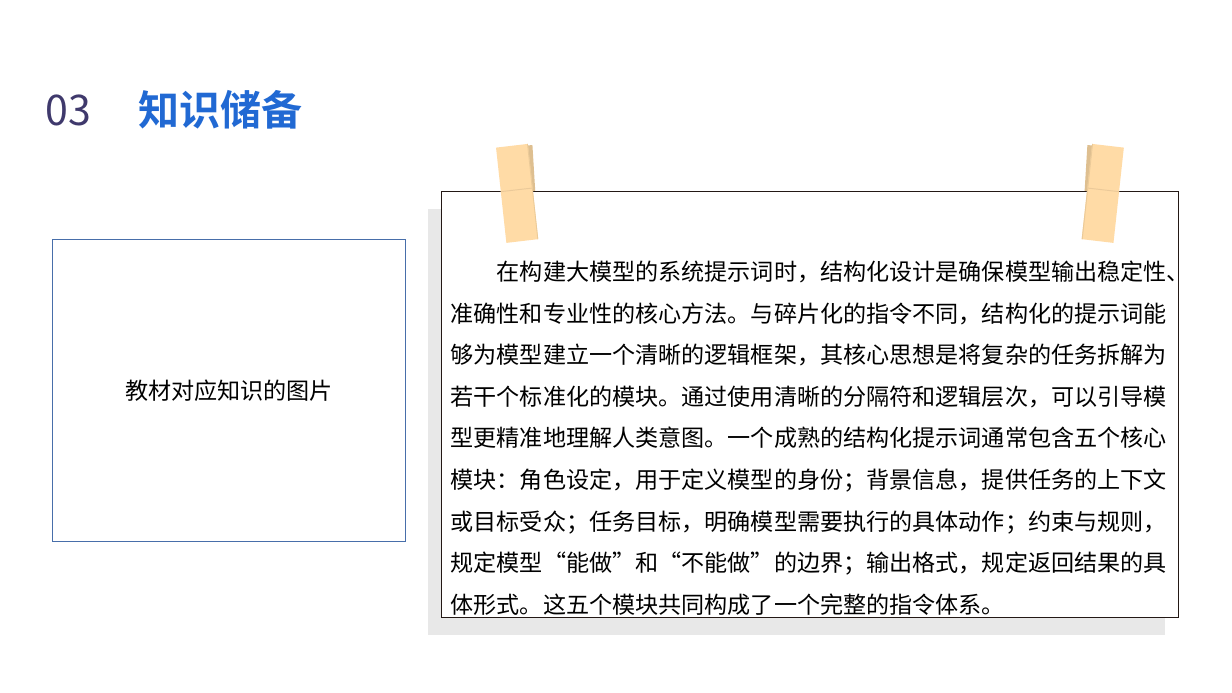
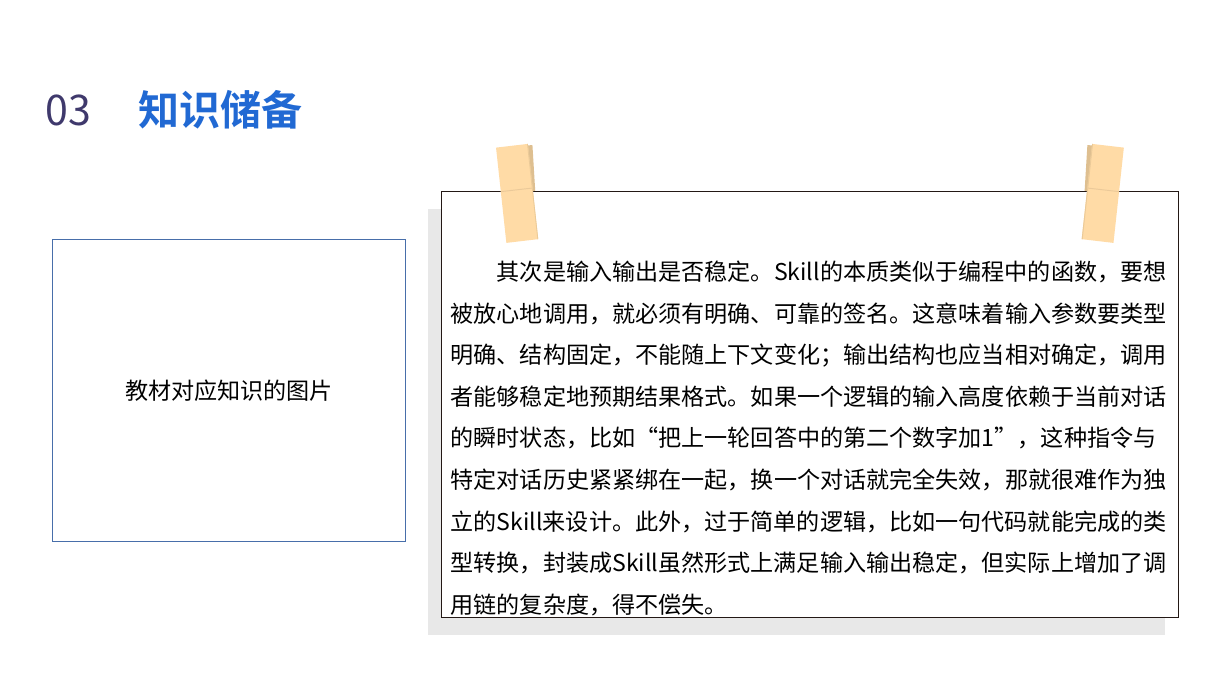
Before and after one commit to Silence1628/Ai_PPT, a slide deck: slide 22 of output/1.2_提示词工程.pptx (slide 23 before the commit). Drawn at 1232x693 pixels with LibreOffice and Linux fonts; fonts in the diff are those of the drawing; background and template pictures are left out. Boxes give left, top, right and bottom in pixels: in the first picture for what was removed or moved away, otherwise in the second. Text is boxed around its words. In the diff, an @@ line names an element or a change of style, - is before the commit and + after.

```diff
--- a/output/1.2_提示词工程.pptx
+++ b/output/1.2_提示词工程.pptx
@@ text at (451,260,1167,618): text changed @@
-在构建大模型的系统提示词时，结构化设计是确保模型输出稳定性、准确性和专业性的核心方法。与碎片化的指令不同，结构化的提示词能够为模型建立一个清晰的逻辑框架，其核心思想是将复杂的任务拆解为若干个标准化的模块。通过使用清晰的分隔符和逻辑层次，可以引导模型更精准地理解人类意图。一个成熟的结构化提示词通常包含五个核心模块：角色设定，用于定义模型的身份；背景信息，提供任务的上下文或目标受众；任务目标，明确模型需要执行的具体动作；约束与规则，规定模型“能做”和“不能做”的边界；输出格式，规定返回结果的具体形式。这五个模块共同构成了一个完整的指令体系。
+其次是输入输出是否稳定。Skill的本质类似于编程中的函数，要想被放心地调用，就必须有明确、可靠的签名。这意味着输入参数要类型明确、结构固定，不能随上下文变化；输出结构也应当相对确定，调用者能够稳定地预期结果格式。如果一个逻辑的输入高度依赖于当前对话的瞬时状态，比如“把上一轮回答中的第二个数字加1”，这种指令与特定对话历史紧紧绑在一起，换一个对话就完全失效，那就很难作为独立的Skill来设计。此外，过于简单的逻辑，比如一句代码就能完成的类型转换，封装成Skill虽然形式上满足输入输出稳定，但实际上增加了调用链的复杂度，得不偿失。
```
Also in this commit, not shown: 13 other slides changed, 11 slides added, 10 slides removed, 10 other files.
